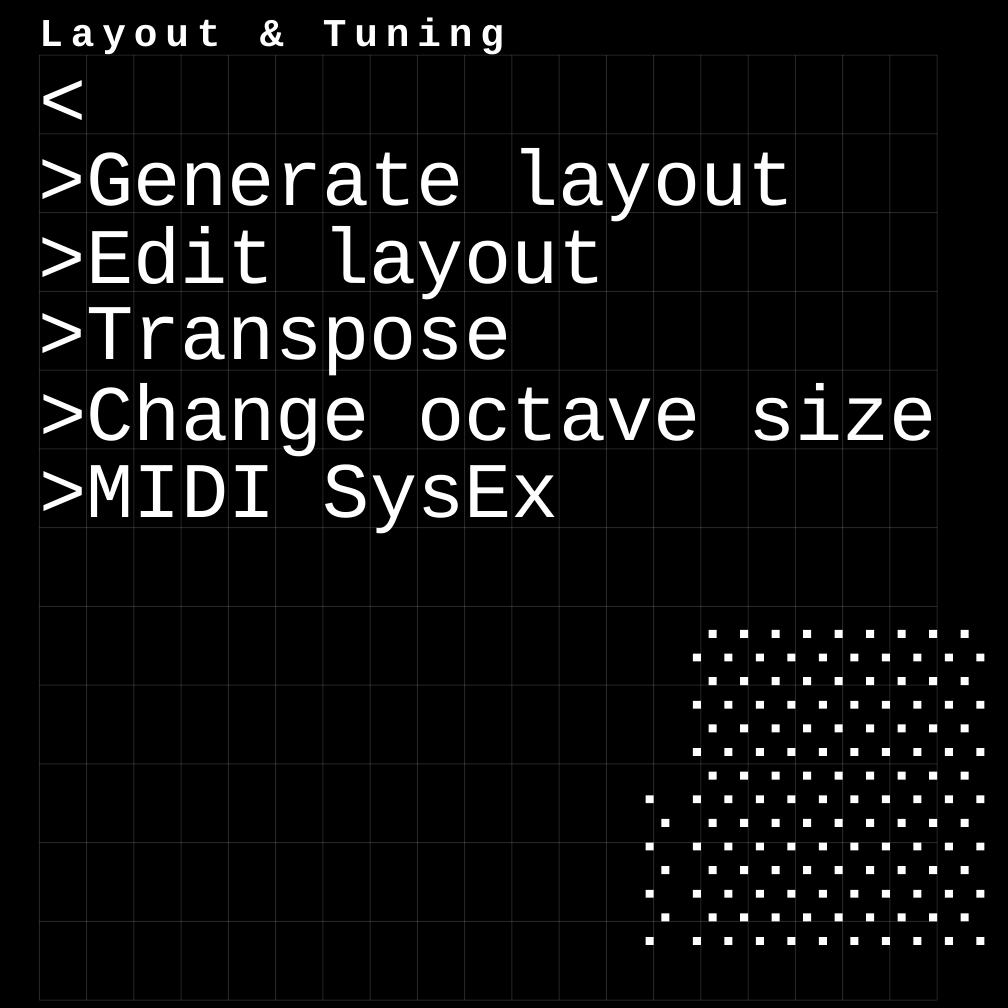
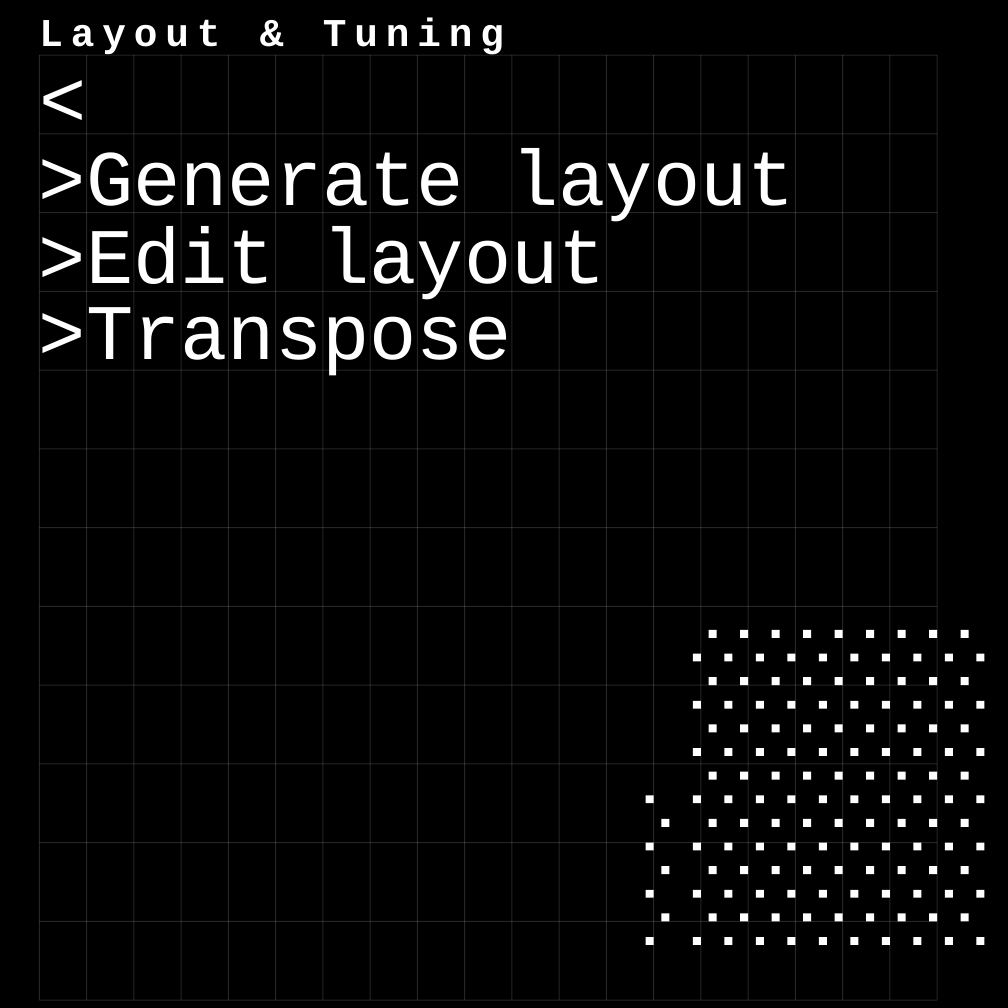
Before and after one commit to theHDM/MultiCoreTest, a slide deck: slide 3 of Hexboard Edit Design.pptx. Drawn at 1008x1008 pixels with LibreOffice and Linux fonts; fonts in the diff are those of the drawing. Boxes give left, top, right and bottom in pixels: in the first picture for what was removed or moved away, otherwise in the second. Text is boxed around its words. In the diff, an @@ line names an element or a change of style, - is before the commit and + after.

```diff
--- a/Hexboard Edit Design.pptx
+++ b/Hexboard Edit Design.pptx
@@ text removed at box(39, 383, 937, 457) @@
->Change octave size
@@ text removed at box(39, 464, 559, 534) @@
->MIDI SysEx
```
Also in this commit, not shown: 3 other slides changed, 8 slides added, 17 slides removed.
